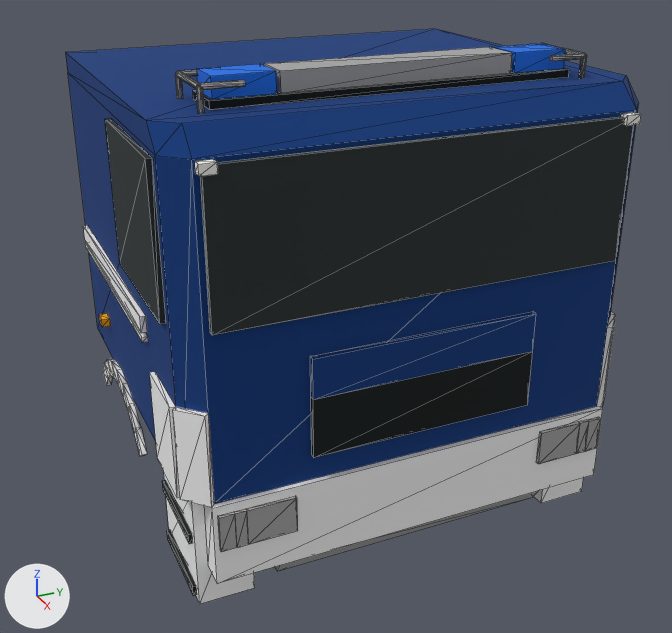
The glTF model src/render/assets/arocs-1835-ak-cab.glb as it was, and as the next commit left it.
Rendered twice from a 50 mm camera at (8.95, -2.11, 3.76) aimed at (4.57, -0.14, 1.58). Every picture has the same lights, and +X, +Y and +Z are marked at lower left. The first picture is the older version. Mesh edges are drawn as thin lines. Where no turn or scale is listed for an object, it has been applied to the vertices. Vertices at exactly the same position are counted once.

Names of what the first picture shows: 'cab', 'cab-glass', 'cab-lens'.
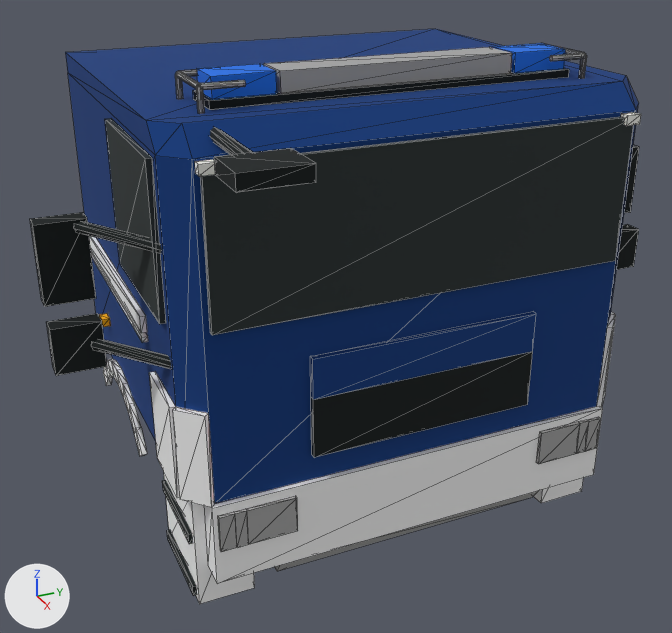
Where the newer file only moved an object's origin or applied its transform, the numbers keep the older frame.

Location of each change, (x1, y1, x2, y2) in pixels of the pictures (672 x 633 px; the box of a moved part takes in the faces that stretch with it):
'cab', reshaped (6% wider): before (65, 29, 639, 604); after (30, 29, 639, 604)
part 1 of me_cab, added: after (624, 145, 639, 213)
part 2 of me_cab, added: after (616, 224, 639, 270)
part 3 of me_cab, added: after (30, 212, 96, 307)
part 4 of me_cab, added: after (47, 313, 107, 376)
part 5 of me_cab, added: after (214, 148, 316, 193)
part 6 of me_cab, added: after (210, 127, 252, 155)
part 7 of me_cab, added: after (74, 221, 162, 254)
part 8 of me_cab, added: after (92, 339, 171, 369)
part 9 of me_cab, moved or reshaped: (180, 317, 616, 583) in both

What the commit changed:
me_cab is used by ob_cab; location (4.265, 0.0, 1.73).
me_cab had 390 vertices, 768 faces and spanned x -1.12..1.12, y -1.28..1.28, z -1.31..1.31.
me_cab now has 550 vertices, 1028 faces and spans x -1.12..1.71, y -1.72..1.72, z -1.31..1.31.
me_cab part 1: a new loose piece, a box spanning x 0.4..0.5, y 1.48..1.72, z 0.27..0.67, in mat_cab.
me_cab part 2: a new loose piece, a box spanning x 0.49..0.59, y 1.48..1.72, z -0.05..0.19, in mat_cab.
me_cab part 3: a new loose piece, a box spanning x 0.4..0.5, y -1.72..-1.48, z 0.27..0.67, in mat_cab.
me_cab part 4: a new loose piece, a box spanning x 0.49..0.59, y -1.72..-1.48, z -0.05..0.19, in mat_cab.
me_cab part 5: a new loose piece, a box spanning x 1.465..1.705, y -1.15..-0.85, z 1.085..1.155, in mat_cab.
me_cab part 6: a new loose piece, an 8-sided cylinder along x spanning x 0.965..1.485, y -1.03..-0.97, z 1.088..1.148, in mat_cab.
me_cab part 7: a new loose piece of 16 vertices spanning x 0.46..0.95, y -1.55..-1.2, z 0.6..0.66, in mat_cab.
me_cab part 8: a new loose piece of 16 vertices spanning x 0.55..0.95, y -1.54..-1.2, z 0.04..0.1, in mat_cab.
Part 9, on me_cab:
2 vertices are removed from x 1.12, y -1.15..1.15, z -0.63.
16 faces are deleted.
2 vertices move within x 1.11, y -1.15..1.15, z -0.63.
2 vertices are added at (1.11, -1.15, -0.63), (1.11, 1.15, -0.63).
16 new faces join them.
Other edits to the shape of me_cab do not show in these pictures.
